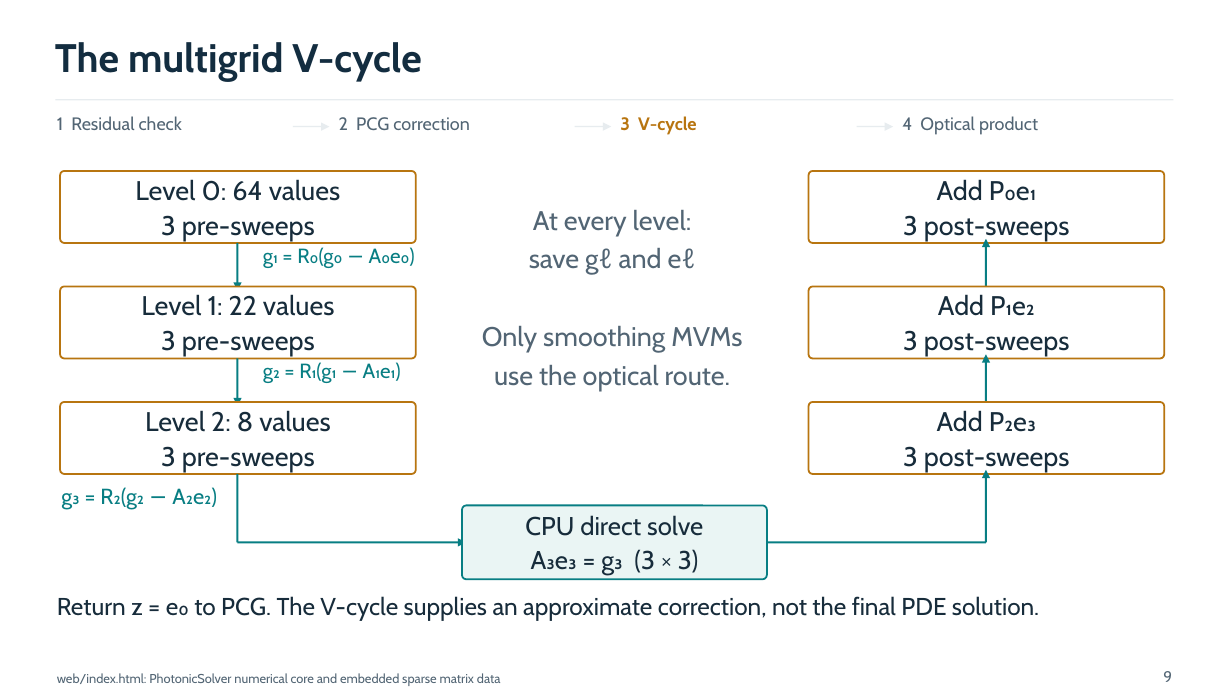
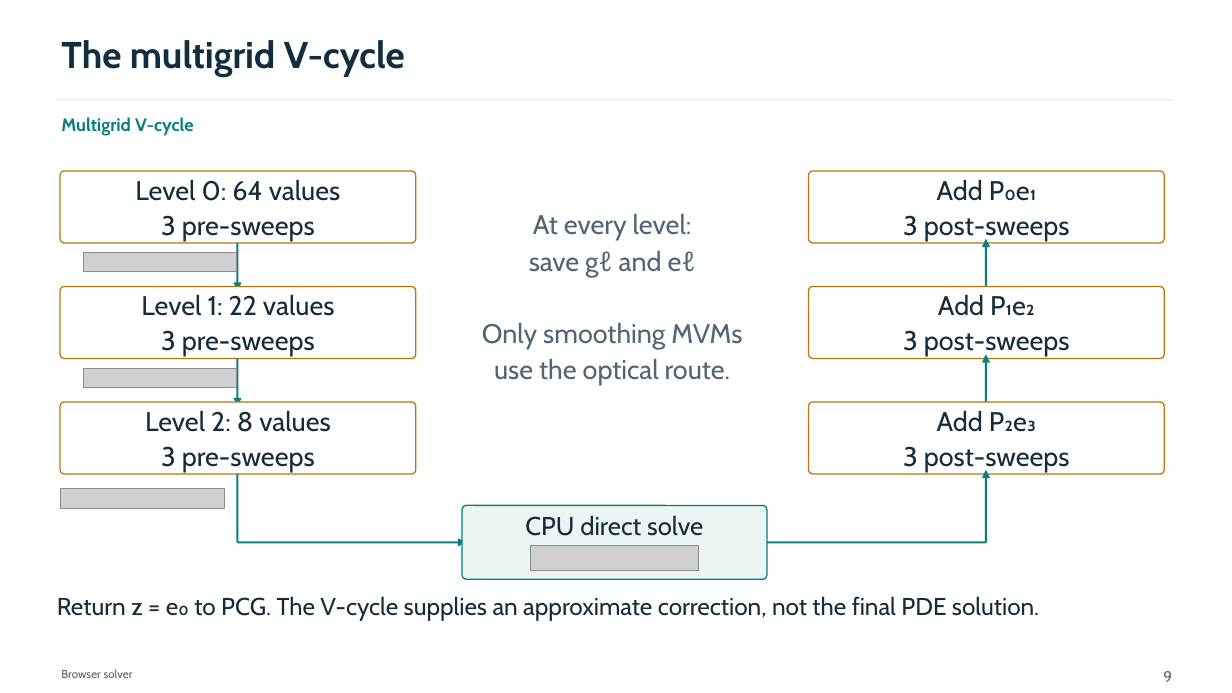
Before and after one commit to samarthdubey46/multigrid-pde-solver, a slide deck: slide 9 of presentation/build/photonic-pde-draft.pptx. Drawn at 1232x693 pixels with LibreOffice and Linux fonts; fonts in the diff are those of the drawing; grey boxes stand for pictures. Boxes give left, top, right and bottom in pixels: in the first picture for what was removed or moved away, otherwise in the second. Text is boxed around its words. In the diff, an @@ line names an element or a change of style, - is before the commit and + after.

```diff
--- a/presentation/build/photonic-pde-draft.pptx
+++ b/presentation/build/photonic-pde-draft.pptx
@@ text "The multigrid V-cycle" at (61,40,405,77): size 31 to 29 pt; less space between paragraphs @@
@@ text removed at (57,116,182,130) @@
-1 Residual check
@@ text at (61,117,194,136): text changed; text colour #B87510 to #087E83 @@
-3 V-cycle
+Multigrid V-cycle
@@ text removed at (339,117,469,130) @@
-2 PCG correction
@@ text removed at (902,116,1038,135) @@
-4 Optical product
@@ rectangle removed at (293,126,325,127) @@
@@ triangle removed at (322,122,330,130) @@
@@ rectangle removed at (575,126,607,127) @@
@@ triangle removed at (604,122,612,130) @@
@@ rectangle removed at (857,126,889,127) @@
@@ triangle removed at (884,122,893,130) @@
@@ text "At every level:" at (482,214,742,386): less space between paragraphs @@
@@ picture added at (83,253,238,273) @@
@@ text removed at (263,247,415,268) @@
-g₁ = R₀(g₀ − A₀e₀)
@@ picture added at (83,369,238,388) @@
@@ text removed at (263,362,401,383) @@
-g₂ = R₁(g₁ − A₁e₁)
@@ outline #B87510 1.4 pt to #B87510 1 pt in 5 elements at (60,171,416,243), (809,171,1165,243), (60,287,416,359), (60,402,416,474), (809,402,1165,474) @@
@@ picture added at (60,489,225,509) @@
@@ text removed at (61,487,217,510) @@
-g₃ = R₂(g₂ − A₂e₂)
@@ rounded rectangle "CPU direct solve" at (462,506,767,579): outline #087E83 1.4 pt to #087E83 1 pt @@
@@ text in rounded rectangle at (531,549,698,575): paragraph removed @@
-A₃e₃ = g₃ (3 × 3)
@@ picture added at (531,546,699,570) @@
@@ text removed at (57,673,501,686) @@
-web/index.html: PhotonicSolver numerical core and embedded sparse matrix data
@@ text added at (61,669,133,678), 9 pt, text #526574 @@
+Browser solver
```
Also in this commit, not shown: 33 other slides changed, 1 slide added, 1 slide removed, 10 other files.
